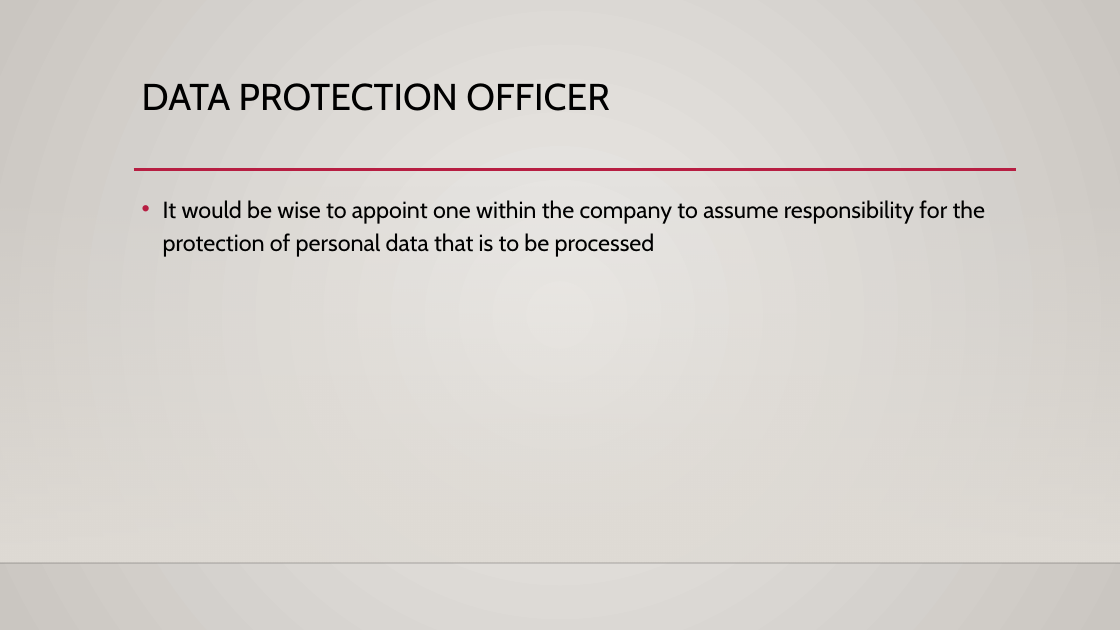
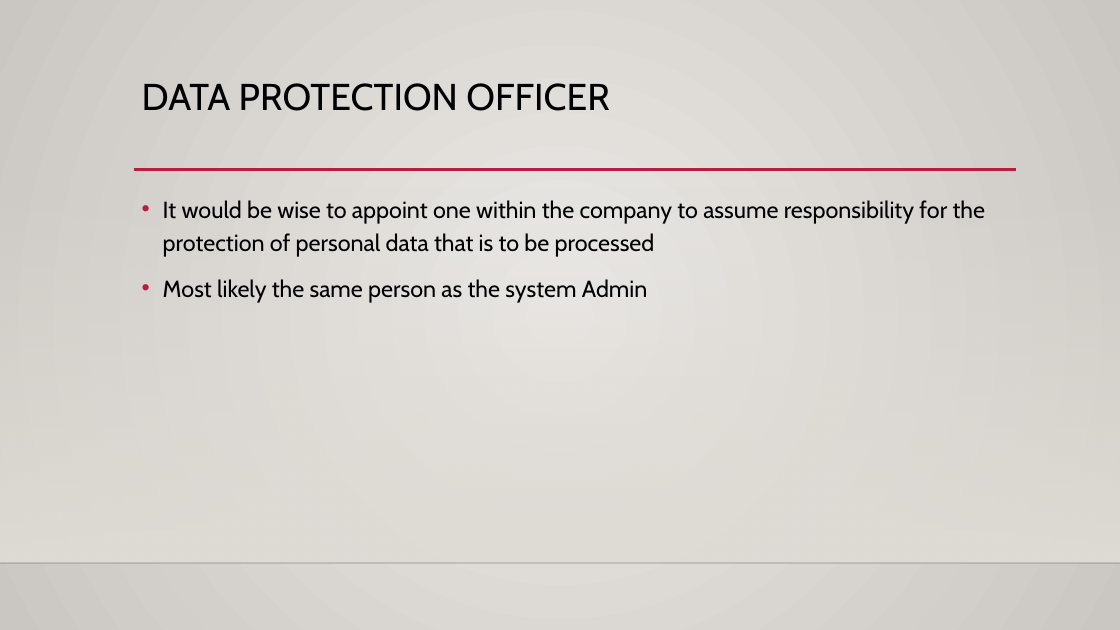
Before and after one commit to dmitrlv/Case-Study-3, a slide deck: slide 5 of GDPR_case_study_3.pptx (slide 4 before the commit). Drawn at 1120x630 pixels with LibreOffice and Linux fonts; fonts in the diff are those of the drawing; background and template pictures are left out. Boxes give left, top, right and bottom in pixels: in the first picture for what was removed or moved away, otherwise in the second. Text is boxed around its words. In the diff, an @@ line names an element or a change of style, - is before the commit and + after.

```diff
--- a/GDPR_case_study_3.pptx
+++ b/GDPR_case_study_3.pptx
@@ text at [163,279,648,303]: paragraph added @@
+• Most likely the same person as the system Admin
```
Also in this commit, not shown: 2 other slides changed, 2 slides added, 1 slide removed.
